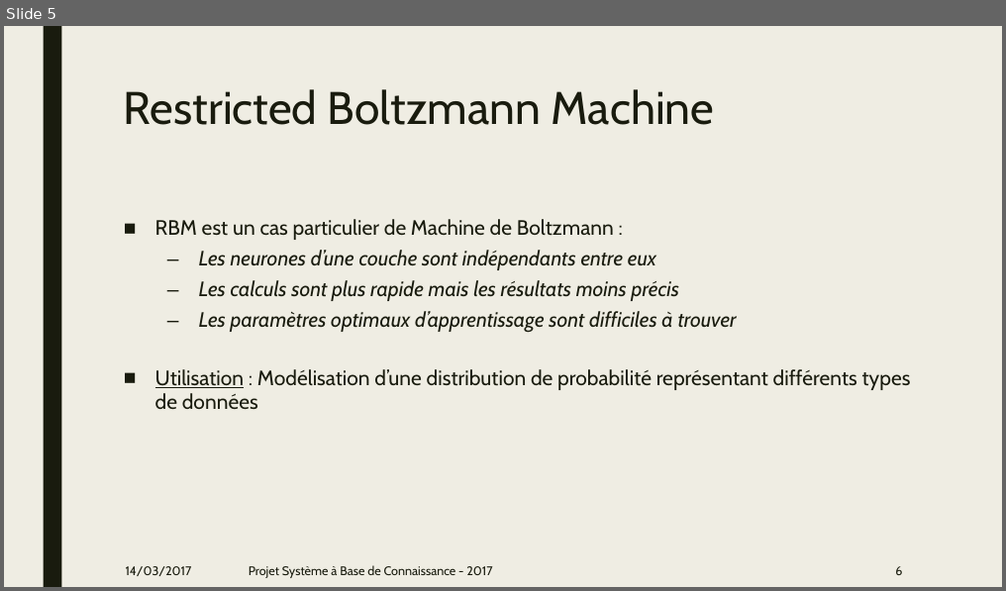
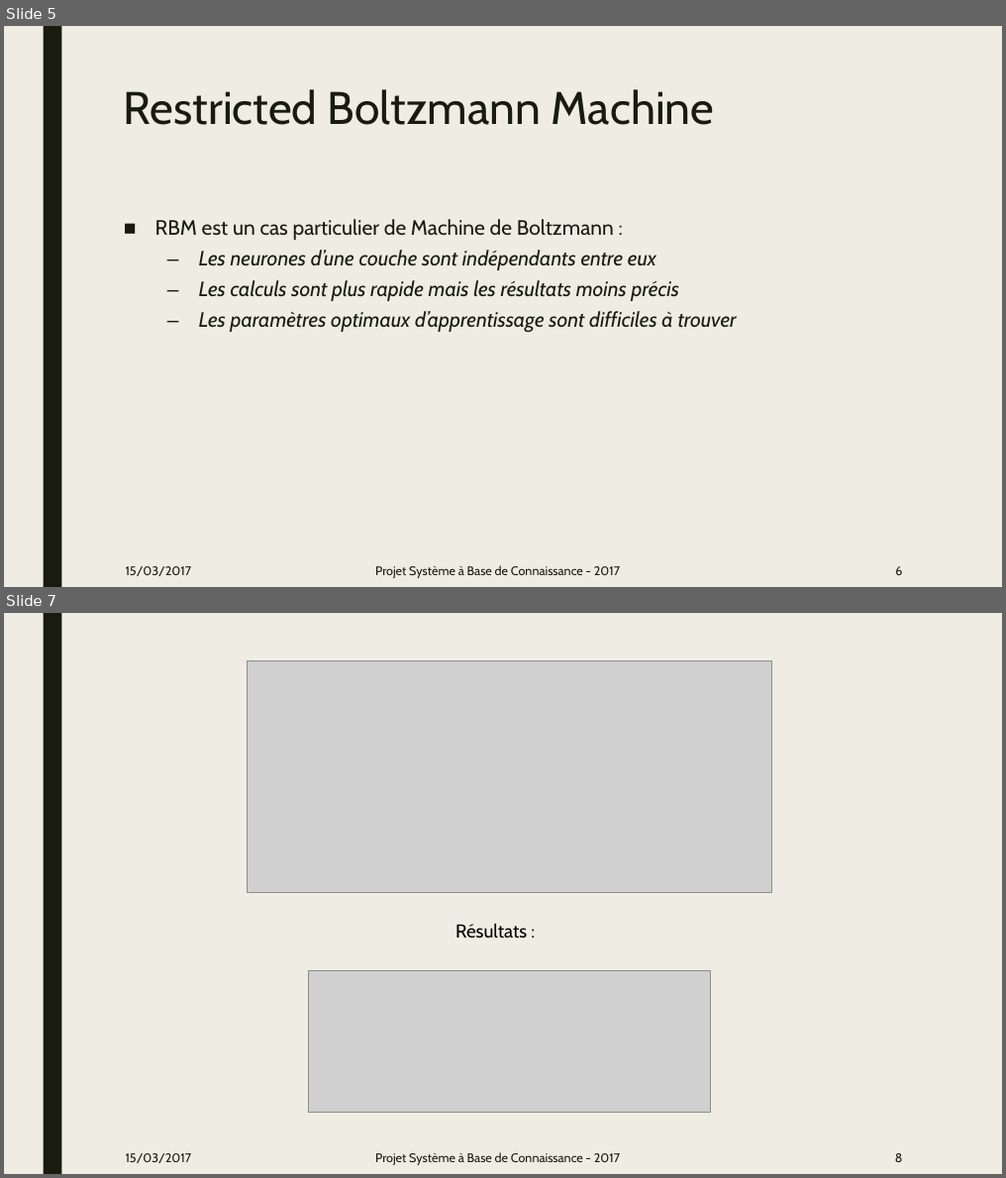
Before and after one commit to GuillaumeHaben/sbc-rbm, a slide deck: Projet_SBC.pptx. Shown one above the other, each under a label of ours: slide 5 before the commit, slides 5 and 7 after it; the slides between them are not shown. The pictures are 1006x591 and 1006x1178 pixels, drawn with LibreOffice and Linux fonts; fonts in the diff are those of the drawing; grey boxes stand for pictures. Boxes give left, top, right and bottom in pixels: in the first picture for what was removed or moved away, otherwise in the second. Text is boxed around its words. In the diff, an @@ line names an element or a change of style, - is before the commit and + after.

```diff
--- a/Projet_SBC.pptx
+++ b/Projet_SBC.pptx
@@ slide 7 added at (4,613,1002,1174), background #EFEDE3; not listed: 1 template element that a slide beside it also shows @@
@@ picture added at (247,661,771,892) @@
@@ text added at (455,923,527,939), 18 pt, text #000000 @@
+Résultats :
@@ picture added at (308,970,711,1112) @@
@@ text added at (126,1154,192,1163), 12 pt, text #191B0E @@
+15/03/2017
@@ text added at (375,1153,620,1165), 12 pt, text #191B0E @@
+Projet Système à Base de Connaissance - 2017
@@ page number added at (895,1154,903,1162), 12 pt, text #191B0E @@
+8
@@ slide 5 changed as well @@
@@ text removed at (155,370,911,409) @@
-■ Utilisation : Modélisation d’une distribution de probabilité représentant différents types de données
@@ text "Projet Système à Base de ..." at (375,566,620,578): alignment left to centre @@
@@ text at (126,567,192,576): text changed @@
-14/03/2017
+15/03/2017
```
Also in this commit, not shown: 7 other slides changed, 3 other slides added, 1 other file.
